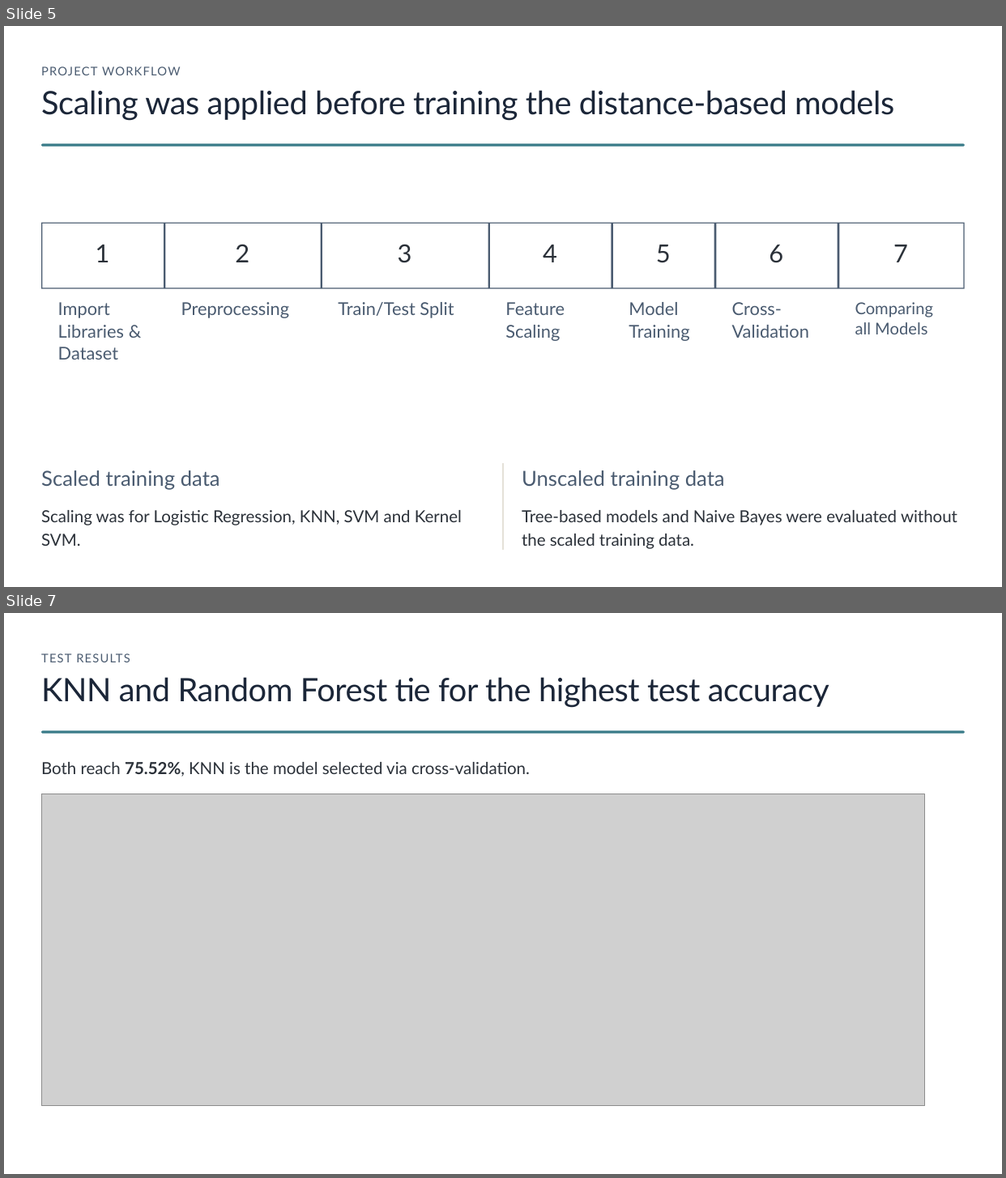
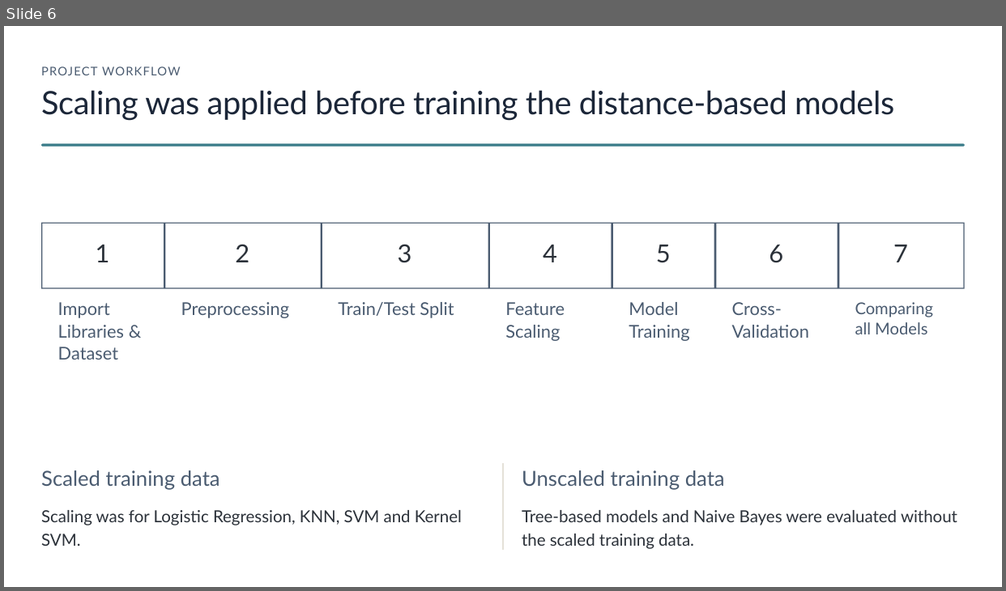
Before and after one commit to HazemWaelll/Diabetes-Prediction, a slide deck: Diabetes-Prediction.pptx. Shown one above the other, each under a label of ours: slides 5 and 7 before the commit, slide 6 after it; the slides between them are not shown. The pictures are 1006x1178 and 1006x591 pixels, drawn with LibreOffice and Linux fonts; fonts in the diff are those of the drawing; grey boxes stand for pictures; background and template pictures are left out. Boxes give left, top, right and bottom in pixels: in the first picture for what was removed or moved away, otherwise in the second. Text is boxed around its words. In the diff, an @@ line names an element or a change of style, - is before the commit and + after.

```diff
--- a/Diabetes-Prediction.pptx
+++ b/Diabetes-Prediction.pptx
@@ slide 7 removed at box(4, 613, 1002, 1174), background #FFFFFF @@
@@ text removed at box(41, 653, 130, 662) @@
-TEST RESULTS
@@ text removed at box(41, 677, 829, 708) @@
-KNN and Random Forest tie for the highest test accuracy
@@ rounded rectangle removed at box(41, 730, 965, 733) @@
@@ text removed at box(41, 762, 530, 777) @@
-Both reach 75.52%, KNN is the model selected via cross-validation.
@@ picture removed at box(41, 794, 926, 1106) @@
@@ rectangle removed at box(903, 1141, 1002, 1174) @@
@@ what was slide 5 is now slide 6 @@
```
Also in this commit, not shown: 3 slides changed, 3 slides added, 5 other slides removed.
